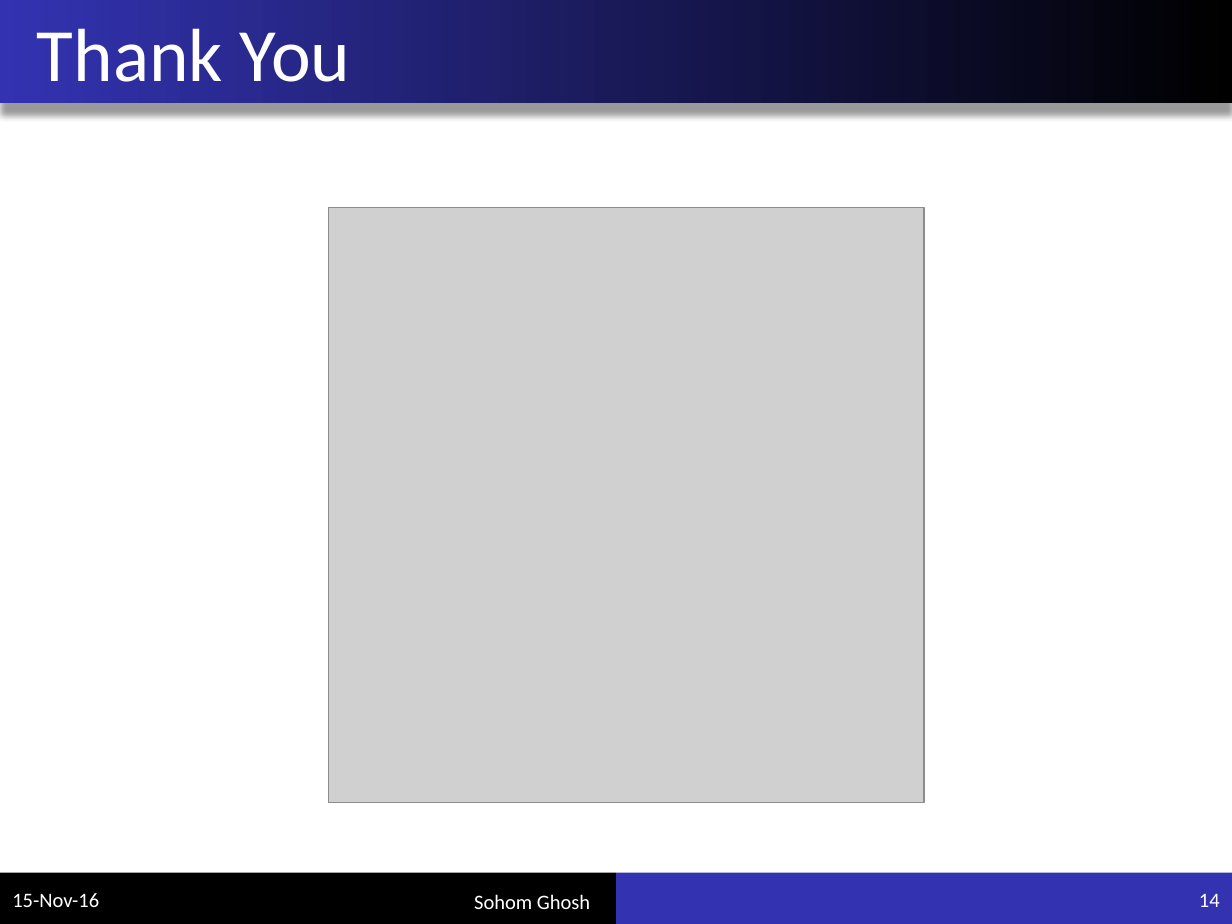
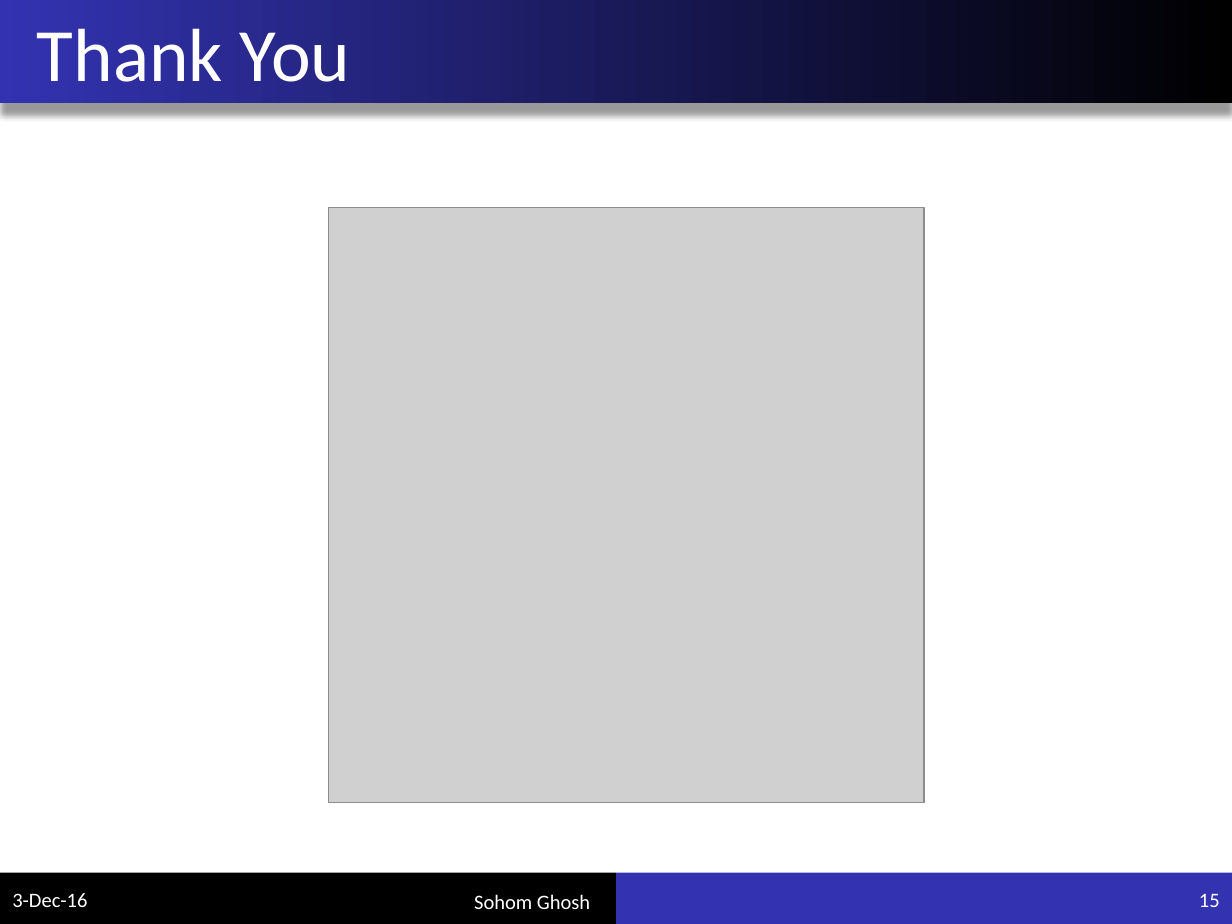
Before and after one commit to sohomghosh/company_clustering, a slide deck: slide 15 of presentation.pptx (slide 14 before the commit). Drawn at 1232x924 pixels with LibreOffice and Linux fonts; fonts in the diff are those of the drawing; grey boxes stand for pictures. Boxes give left, top, right and bottom in pixels: in the first picture for what was removed or moved away, otherwise in the second. Text is boxed around its words. In the diff, an @@ line names an element or a change of style, - is before the commit and + after.

```diff
--- a/presentation.pptx
+++ b/presentation.pptx
@@ text at (12,893,87,907): text changed @@
-15-Nov-16
+3-Dec-16
@@ page number at (1199,894,1220,907): text changed @@
-14
+15
```
Also in this commit, not shown: 13 other slides changed, 1 slide added, 1 other file.
